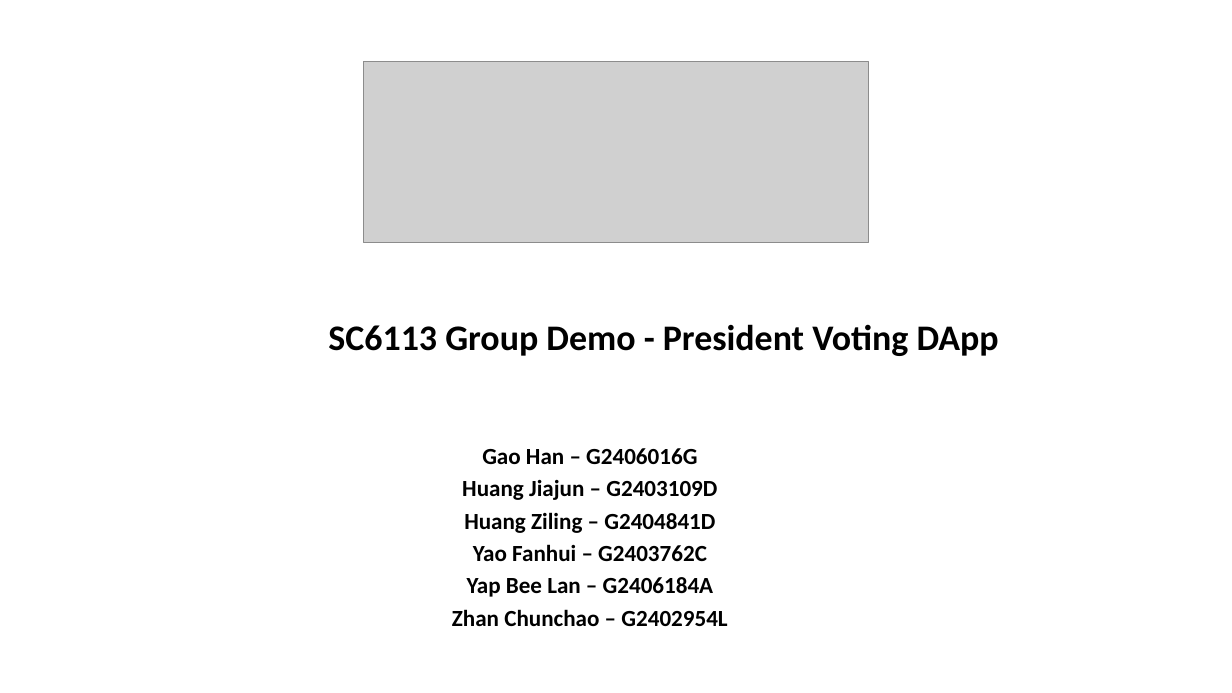
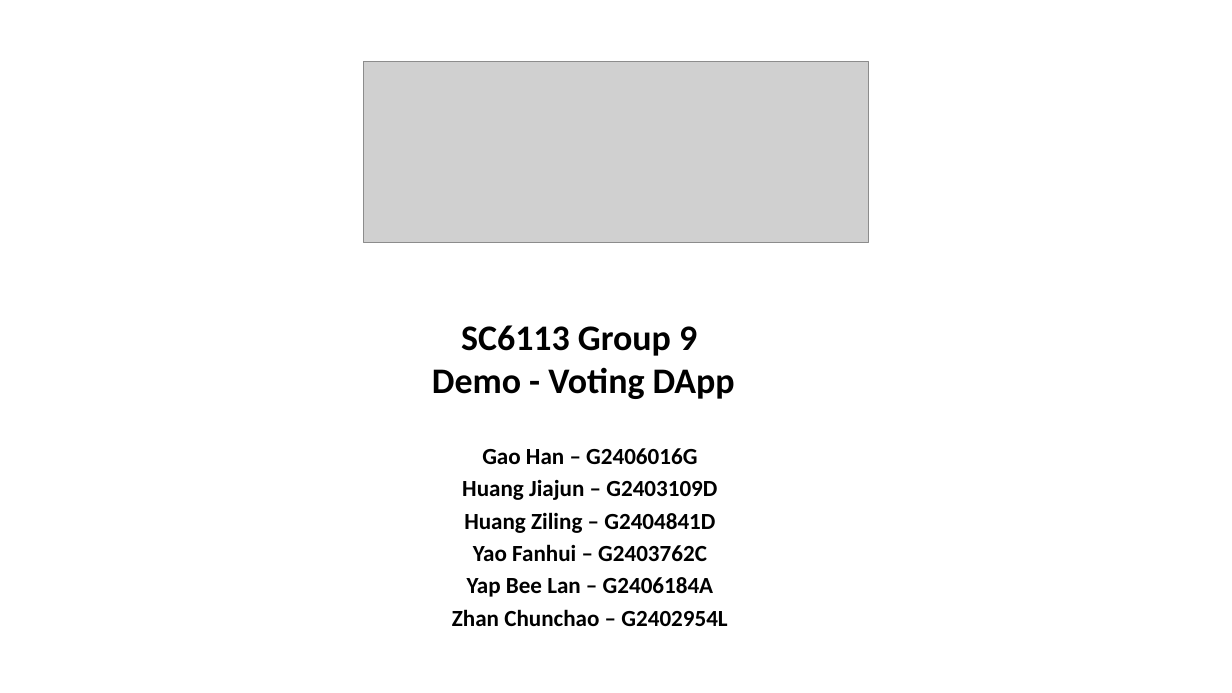
Before and after one commit to natalieybl/SC6113_Voting, a slide deck: slide 1 of SC6113_Group.pptx. Drawn at 1232x693 pixels with LibreOffice and Linux fonts; fonts in the diff are those of the drawing; grey boxes stand for pictures. Boxes give left, top, right and bottom in pixels: in the first picture for what was removed or moved away, otherwise in the second. Text is boxed around its words. In the diff, an @@ line names an element or a change of style, - is before the commit and + after.

```diff
--- a/SC6113_Group.pptx
+++ b/SC6113_Group.pptx
@@ text at [432, 325, 735, 399]: text changed @@
-SC6113 Group Demo - President Voting DApp
+SC6113 Group 9
+Demo - Voting DApp
```
